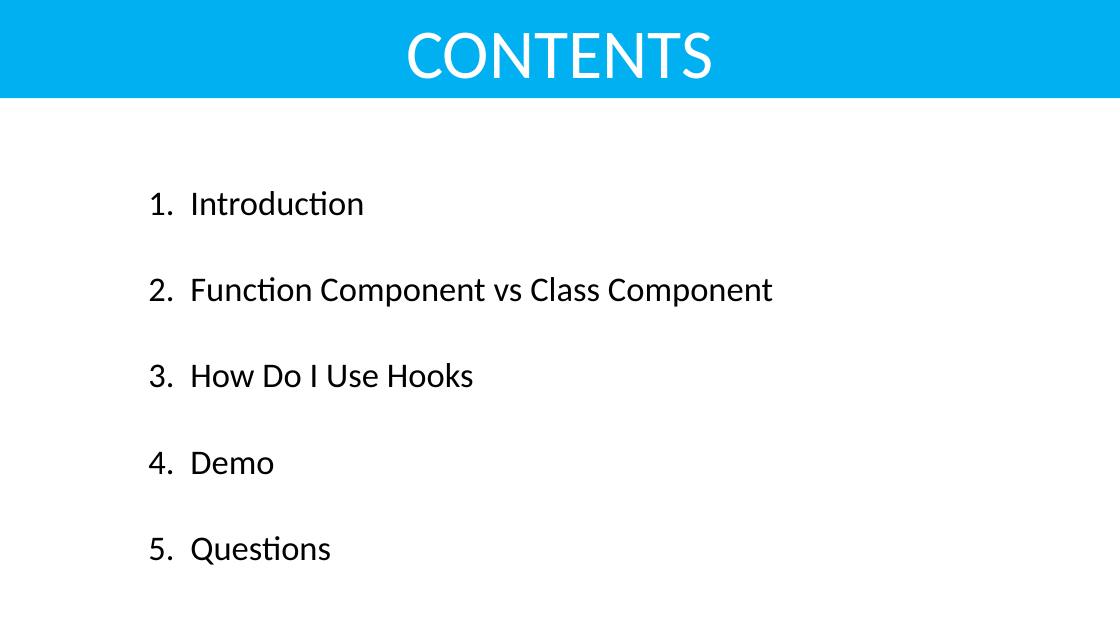
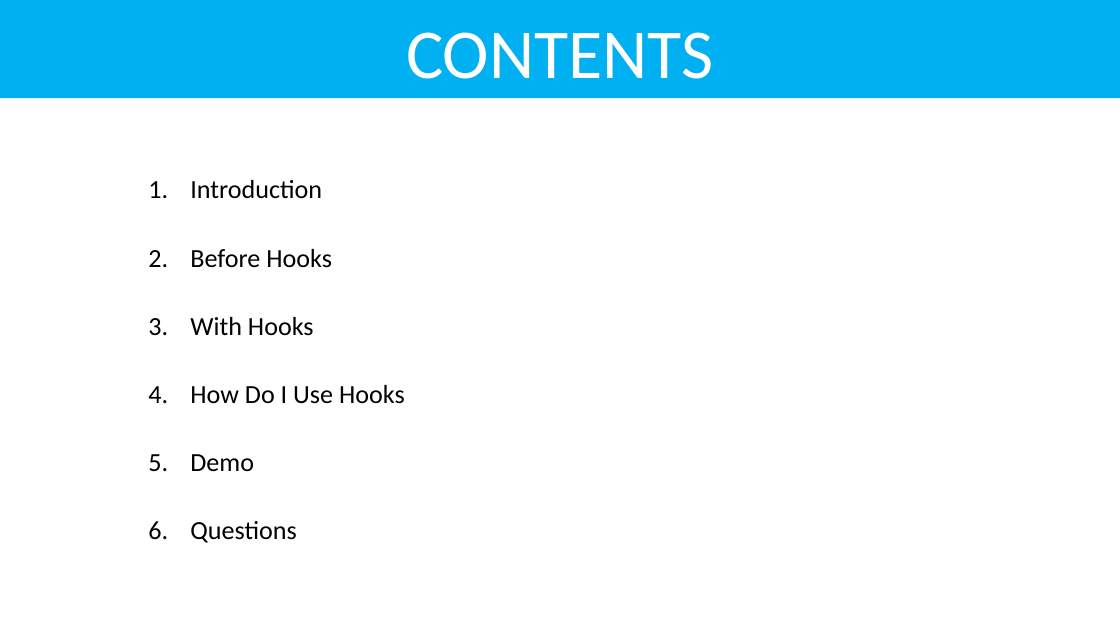
Before and after one commit to NhanHoang8195/react-hook-demo, a slide deck: slide 2 of ReactHooks.pptx (slide 3 before the commit). Drawn at 1120x630 pixels with LibreOffice and Linux fonts; fonts in the diff are those of the drawing. Boxes give left, top, right and bottom in pixels: in the first picture for what was removed or moved away, otherwise in the second. Text is boxed around its words. In the diff, an @@ line names an element or a change of style, - is before the commit and + after.

```diff
--- a/ReactHooks.pptx
+++ b/ReactHooks.pptx
@@ subtitle at (x1=190, y1=180, x2=405, y2=543): size 29.6 to 22.4 pt in "Introduction", "How Do I Use Hooks", "Demo", "Questions" @@
@@ subtitle at (x1=190, y1=249, x2=332, y2=335): text changed; size 29.6 to 22.4 pt @@
-2. Function Component vs Class Component
+2. Before Hooks
+3. With Hooks
```
Also in this commit, not shown: 2 other slides changed, 1 slide removed.
